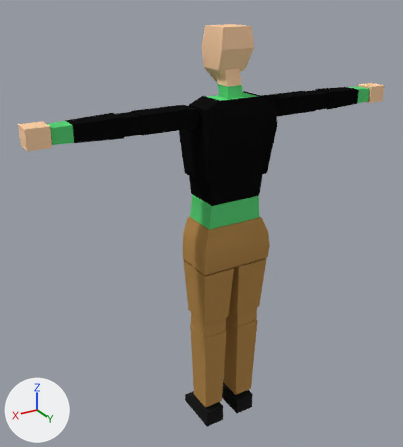
The Blender file cubeman-resources/models/characters/allies/oracle/model-character-allie-npc-oracle.blend as it was, and as the next commit left it.
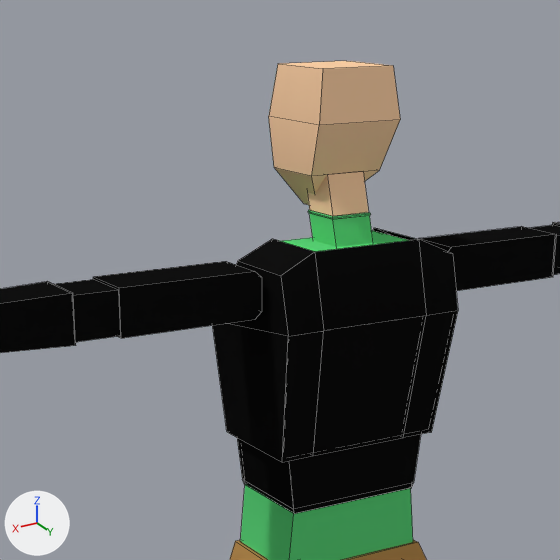
Each version is shown whole from a 50 mm camera at (1.694, 2.581, 2.7) aimed at (0.104, -0.07, 1.374), then close up on the part from 23% to 79% of the width and 0% to 50% of the height. Arrows for +X, +Y and +Z are at lower left; the lights stay in place. The close-ups show mesh edges as thin lines.

The scene before the commit, as lines of its bpy script (objects in view):
```python
me_character_woman_mesh = bpy.data.meshes.new('character_woman_mesh')
me_character_woman_mesh.from_pydata(...)  # 268 vertices, 220 faces; spans x -1.12..1.12, y -0.16..0.19, z 0.0..2.5
me_character_woman_mesh.polygons.foreach_set('use_smooth', [True] * 220)
me_character_woman_mesh.materials.append(mat_material_body)  # picture img_body_texture
me_middle_cloth = bpy.data.meshes.new('middle_cloth')
me_middle_cloth.from_pydata(...)  # 12 vertices, 9 faces; spans x -0.18..0.18, y -0.09..0.14, z 1.567..1.71
me_middle_cloth.polygons.foreach_set('use_smooth', [True] * 9)
me_middle_cloth.materials.append(mat_material_middle_cloth)  # picture img_middle_cloth_texture
me_up_cloth = bpy.data.meshes.new('up_cloth')
me_up_cloth.from_pydata(...)  # 28 vertices, 22 faces; spans x -0.219..0.219, y -0.126..0.2, z 1.7..2.148
me_up_cloth.polygons.foreach_set('use_smooth', [True] * 22)
me_up_cloth.materials.append(mat_material_up_cloth)  # picture img_up_cloth_texture
ob_character_woman_mesh = bpy.data.objects.new('character_woman_mesh', me_character_woman_mesh)
ob_character_woman_mesh.location = (0.0, 0.0, 0.0)
ob_middle_cloth = bpy.data.objects.new('middle_cloth', me_middle_cloth)
ob_middle_cloth.location = (0.0, 0.0, 0.0)
ob_up_cloth = bpy.data.objects.new('up_cloth', me_up_cloth)
ob_up_cloth.location = (0.0, 0.0, 0.0)
```
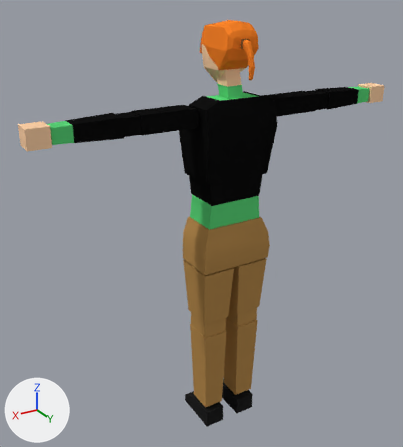
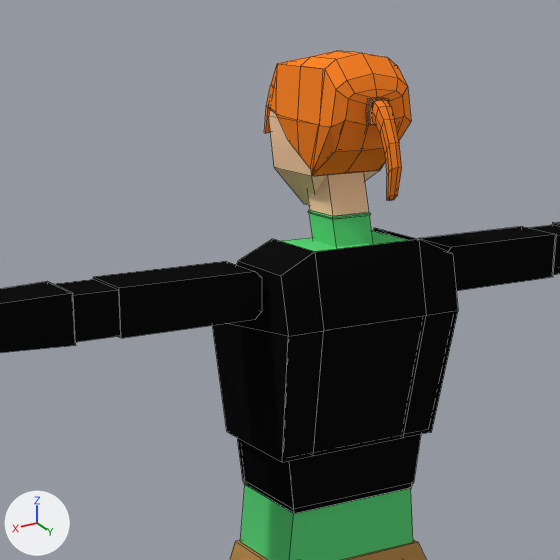
Edits to the bpy script that builds the scene:
```text
Add img_hair_ponytail_texture:
    img_hair_ponytail_texture = load_image('hair ponytail texture', '../../../../../cubeman-source-code/Assets/Models/Characters/Allies/Oracle/Textures/texture-character-allie-npc-oracle-hair-ponytail.tga', 512, 512, 'sRGB')
Add img_hair_texture:
    img_hair_texture = load_image('hair texture', '../../../../../cubeman-source-code/Assets/Models/Characters/Allies/Oracle/Textures/texture-character-allie-npc-oracle-hair.tga', 512, 512, 'sRGB')
Add mat_material_ponytail:
    mat_material_ponytail = principled_material('material_ponytail')
    mat_material_ponytail.texture = img_hair_ponytail_texture
    mat_material_ponytail.specular_ior_level = 0.0
Add mat_material_hair:
    mat_material_hair = principled_material('material_hair')
    mat_material_hair.texture = img_hair_texture
    mat_material_hair.specular_ior_level = 0.0
Add me_plane_001:
    me_plane_001.from_pydata(...)  # 65 vertices, 60 faces; spans x -0.24..0.24, y 1.19..1.842, z -0.723..0.691
    me_plane_001.materials.append(mat_material_ponytail)  # picture img_hair_ponytail_texture
Add me_plane:
    me_plane.from_pydata(...)  # 60 vertices, 50 faces; spans x -0.75..0.75, y -0.65..1.26, z -0.46..1.26
    me_plane.materials.append(mat_material_hair)  # picture img_hair_texture
Add ob_hair_ponytail:
    ob_hair_ponytail = bpy.data.objects.new('hair_ponytail', me_plane_001)
    ob_hair_ponytail.location = (-0.001, 0.0, 2.35)
    ob_hair_ponytail.scale = (0.0949, 0.14, 0.14)
Add ob_hair:
    ob_hair = bpy.data.objects.new('hair', me_plane)
    ob_hair.location = (-0.001, 0.0, 2.35)
    ob_hair.scale = (0.14, 0.14, 0.14)
    _m = ob_hair.modifiers.new('Solidify', 'SOLIDIFY')
    _m.thickness = 0.04
```

Pixel boxes (x1, y1, x2, y2) of what changed, in the close-ups (560 x 560 px):
'hair', added (orange): after (264, 51, 411, 176)
'hair_ponytail', added (orange): after (366, 97, 402, 201)
